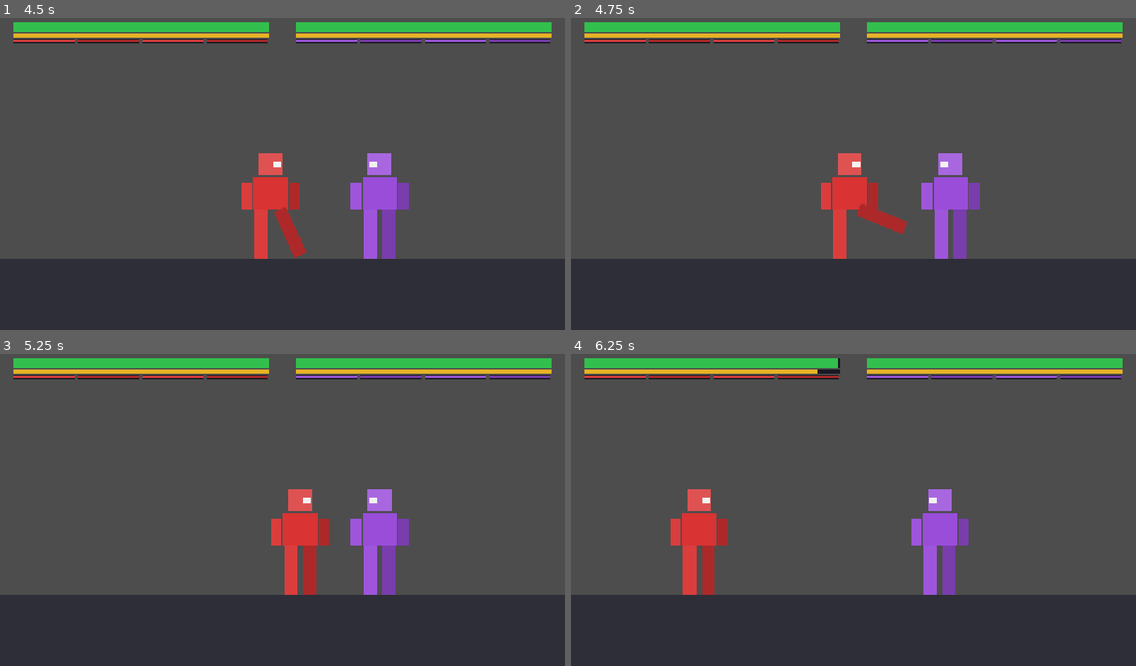
Above: before the commit, frames 1-4 (two rows, left to right).
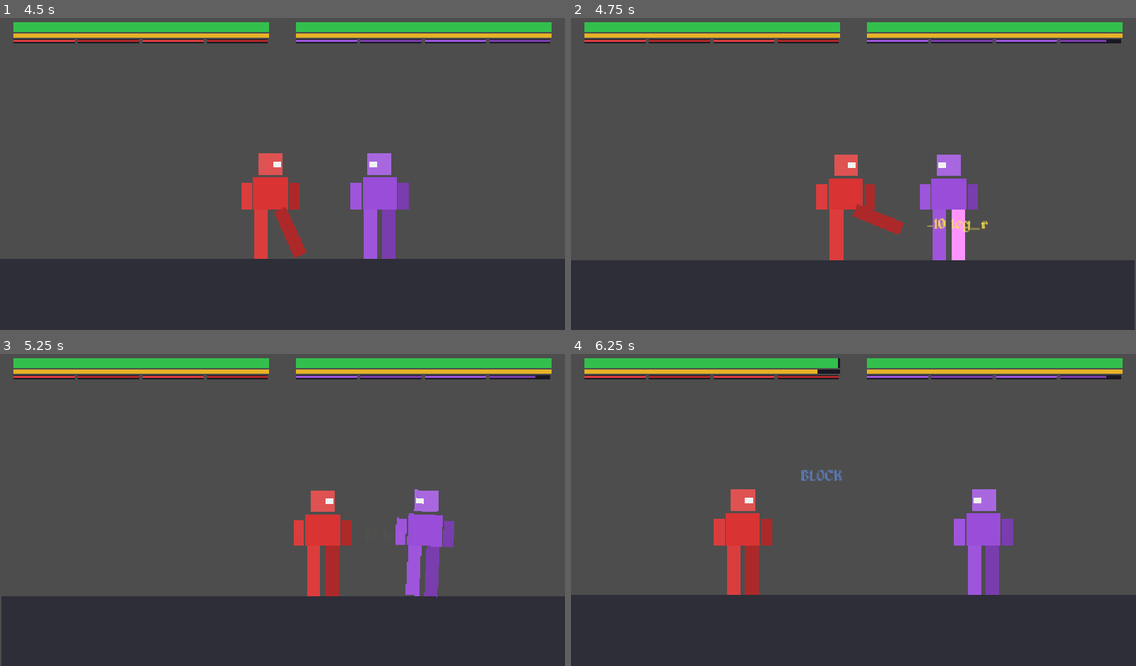
Above: after the commit, the same moments.

Repository: al5ina5/fighter
Game: Godot game, scene res://scenes/Battle.tscn
Two runs of this game, one before a commit and one after it. Both use one fixed random seed, a clock stepped at 60 frames per second and the inputs below. This scene is started directly instead of the project's main scene.
Inputs (mouse positions are in pixels of both pictures, inside the frame that each line leads up to):
- Up to frame 1 (4.5 s): tap Enter (ui_accept) every 0.75 s from 0.5 to 2.75 s; move the mouse to (406, 155) at 0.52 s; hold D (p1_move_right) 0.53-2.03 s; tap F (p1_arm_l) at 0.6 s; click (406, 155) at 0.67 s; tap W (p1_jump) at 0.77, 1.52, 3.02, 3.77 s; move the mouse to (169, 186) at 1.27 s; tap G (p1_arm_r) at 1.35 s; move the mouse to (339, 102) at 2.02 s; hold A (p1_move_left) 2.03-2.78 s; tap S (p1_block) at 2.1 s; move the mouse to (254, 236) at 2.77 s; hold D (p1_move_right) 2.78-4.28 s; tap R (p1_high) at 2.85 s; click (254, 236) at 2.92 s; move the mouse to (452, 217) at 3.52 s; tap H (p1_leg_l) at 3.6 s; move the mouse to (113, 124) at 4.27 s; hold A (p1_move_left) from 4.28 s (still down); tap J (p1_leg_r) at 4.35 s
- Up to frame 2 (4.75 s): keep holding A (p1_move_left); tap W (p1_jump) at 4.52 s
- Up to frame 3 (5.25 s): move the mouse to (310, 506) at 5.02 s; release A (p1_move_left) at 5.03 s; hold D (p1_move_right) from 5.03 s (still down); tap E (p1_low) at 5.1 s; click (310, 506) at 5.17 s
- Up to frame 4 (6.25 s): tap Enter (ui_accept) at 5.75 s; move the mouse to (768, 428) at 5.77 s; release D (p1_move_right) at 5.78 s; hold A (p1_move_left) from 5.78 s (still down); tap K (p2_arm_l) at 5.85 s; tap W (p1_jump) at 6.02 s

Frame 1 is identical in both runs. In frame 2, 2.2% of the frame differs, in the area x 0-100%, y 6-100%; in frame 3, 7.0%; in frame 4, 7.7%, in the area x 17-98%, y 6-78%.
Error before the commit: Invalid access to property or key 'r_leg' on a base object of type 'Dictionary'. (res://scripts/Player.gd:335)

Commit message:
Fix target-limb bug (arm_l vs l_arm) - damage now applies; add floating feedback (damage/limb/BLOCK/GUARD BREAK/LIMB LOST)

Diff:
--- a/scripts/Player.gd
+++ b/scripts/Player.gd
@@ -177,7 +177,7 @@
 		if victim == null or victim == self:
 			continue
 		hit_landed = true
-		var base_target: String = attack.side + "_" + attack.target_class
+		var base_target: String = attack.target_class + "_" + attack.side
 		var target: String = _fallback_target(victim, base_target)
 		victim.take_part_hit(target, attack.damage, global_position.x, attack.knockback, attack.stun)
 		return
@@ -208,6 +208,7 @@
 		limb.gone = true
 		_get_limb_body(limb_name).visible = false
 		Effects.add_shake(8.0)
+		_float_text(_get_limb_hurtbox(limb_name).global_position, "%s LOST!" % limb_name.to_upper(), Color(1, 0.4, 0.2))
 		print("LIMB LOST: ", limb_name)
 
 	state = State.HURT
@@ -218,6 +219,7 @@
 	hurt_tilt = dir_away * 0.16
 	_flash_limb(limb_name)
 	_spawn_impact(_get_limb_hurtbox(limb_name).global_position)
+	_float_text(_get_limb_hurtbox(limb_name).global_position, "-%d %s" % [roundi(dmg), limb_name], Color(1, 0.9, 0.3))
 	Effects.hitstop(0.05 if dmg <= 6.0 else 0.09)
 	Effects.add_shake(3.0 if dmg <= 6.0 else 7.0)
 	print("HIT dmg=", dmg, " -> ", limb_name, " | hp=", health)
@@ -236,6 +238,7 @@
 	velocity = Vector2(dir_away * kb * 0.4 * SCALE, 0.0)
 	rig.self_modulate = Color(1.5, 1.5, 1.5)
 	flash_timer = 0.08
+	_float_text(global_position + Vector2(0, -110.0), "BLOCK", Color(0.4, 0.6, 1.0))
 	Effects.hitstop(0.03)
 	Effects.add_shake(2.0)
 	print("BLOCKED chip=", dmg * 0.15, " guard=", guard)
@@ -244,6 +247,7 @@
 		state = State.HURT
 		hurt_timer = 0.6
 		velocity = Vector2(dir_away * kb * 1.2 * SCALE, -150.0 * SCALE)
+		_float_text(global_position + Vector2(0, -150.0), "GUARD BREAK!", Color(1, 0.2, 0.2))
 		Effects.add_shake(9.0)
 		print("GUARD BREAK!")
 
@@ -286,6 +290,22 @@
 	tw.tween_property(burst, "scale", Vector2(1.7, 1.7), 0.12)
 	tw.parallel().tween_property(burst, "modulate:a", 0.0, 0.12)
 	tw.tween_callback(burst.queue_free)
+
+
+func _float_text(pos: Vector2, text: String, color: Color) -> void:
+	var label := Label.new()
+	label.text = text
+	label.add_theme_font_size_override("font_size", 34)
+	label.add_theme_color_override("font_color", color)
+	label.horizontal_alignment = HORIZONTAL_ALIGNMENT_CENTER
+	label.size = Vector2(240, 60)
+	label.position = pos - Vector2(120, 30)
+	label.z_index = 6
+	get_parent().add_child(label)
+	var tw := create_tween()
+	tw.tween_property(label, "position", label.position + Vector2(0, -70), 0.6)
+	tw.parallel().tween_property(label, "modulate:a", 0.0, 0.6)
+	tw.tween_callback(label.queue_free)
 
 
 func _setup_limbs() -> void:
